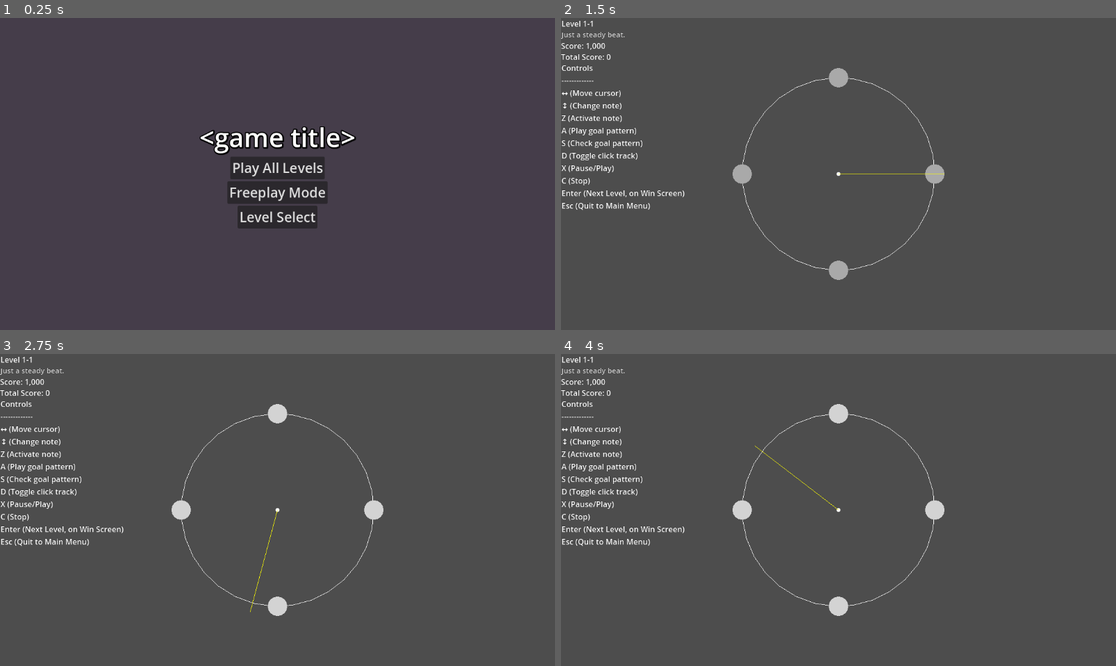
Above: before the commit, frames 1-4 (two rows, left to right).
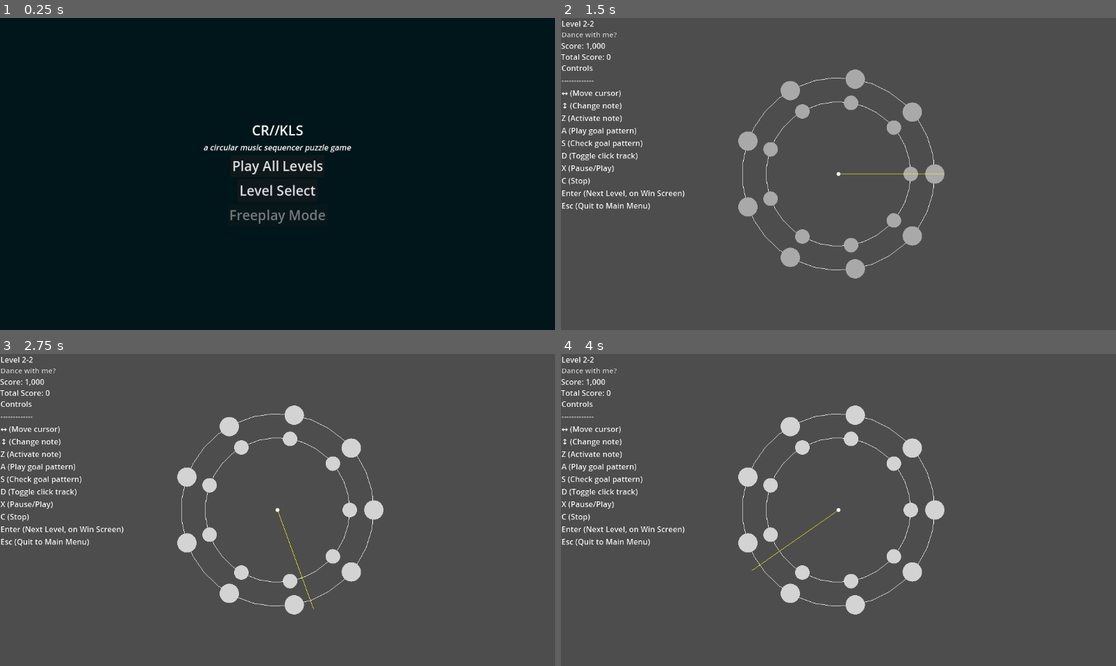
Above: after the commit, the same moments.

Repository: BurnsAndy/gmtk2025
Game: Godot game, scene res://scenes/main_menu.tscn
Two runs of this game, one before a commit and one after it. Both use one fixed random seed, a clock stepped at 60 frames per second and the inputs below.
Inputs (mouse positions are in pixels of both pictures, inside the frame that each line leads up to):
- Up to frame 1 (0.25 s): no input
- Up to frame 2 (1.5 s): click (838, 192) at 0.5 s, where only the run before the commit has a clickable "Freeplay Mode"; click (838, 167) at 1.25 s, where only the run before the commit has a clickable "Play All Levels"
- Up to frame 3 (2.75 s): tap Enter at 2, 2.1 s; hold Right from 2.03 s (still down)
- Up to frame 4 (4 s): release Right at 2.78 s; hold Down 2.78-3.53 s; tap Shift at 2.85 s; hold Right from 3.53 s (still down); tap Z at 3.6 s

The runs differ from the first frame. In frame 1, 99% of the frame differs, in the area x 0-100%, y 0-100%; in frame 2, 3.0%; in frame 3, 3.1%; in frame 4, 3.1%.

Commit message:
Minor main menu adjustments.

Diff:
--- a/scenes/main_menu.tscn
+++ b/scenes/main_menu.tscn
@@ -48,13 +48,6 @@
 minor = false
 metadata/_custom_type_script = "uid://dlvmfqij2g0ha"
 
-[sub_resource type="LabelSettings" id="LabelSettings_vue75"]
-font_size = 54
-outline_size = 8
-outline_color = Color(0, 0, 0, 1)
-shadow_size = 10
-shadow_color = Color(0, 0, 0, 0.862745)
-
 [node name="MainMenu" type="Node2D"]
 script = ExtResource("1_l6cm7")
 all_levels = Array[ExtResource("2_8ln24")]([ExtResource("3_rtw2f"), ExtResource("4_oa1go"), ExtResource("5_tbmy8"), Ext …(299 unchanged characters)…
@@ -71,7 +64,7 @@
 layout_mode = 1
 offset_right = 1152.0
 offset_bottom = 648.0
-color = Color(0.270588, 0.239216, 0.290196, 1)
+color = Color(0.000367875, 0.0877424, 0.102399, 1)
 
 [node name="BoxContainer" type="BoxContainer" parent="MainMenuUI"]
 layout_mode = 0
@@ -80,10 +73,18 @@
 alignment = 1
 vertical = true
 
-[node name="Label" type="Label" parent="MainMenuUI/BoxContainer"]
+[node name="Label" type="RichTextLabel" parent="MainMenuUI/BoxContainer"]
 layout_mode = 2
-text = "<game title>"
-label_settings = SubResource("LabelSettings_vue75")
+theme = ExtResource("6_rtw2f")
+text = "CR//KLS"
+fit_content = true
+horizontal_alignment = 1
+
+[node name="RichTextLabel" type="RichTextLabel" parent="MainMenuUI/BoxContainer"]
+layout_mode = 2
+bbcode_enabled = true
+text = "[i]a circular music sequencer puzzle game[/i]"
+fit_content = true
 horizontal_alignment = 1
 
 [node name="PlayAllLevelsButton" type="Button" parent="MainMenuUI/BoxContainer"]
@@ -93,16 +94,17 @@
 theme = ExtResource("6_rtw2f")
 text = "Play All Levels"
 
-[node name="FreeplayModeButton" type="Button" parent="MainMenuUI/BoxContainer"]
-layout_mode = 2
-size_flags_horizontal = 4
-size_flags_vertical = 4
-theme = ExtResource("6_rtw2f")
-text = "Freeplay Mode"
-
 [node name="LevelSelectButton" type="Button" parent="MainMenuUI/BoxContainer"]
 layout_mode = 2
 size_flags_horizontal = 4
 size_flags_vertical = 4
 theme = ExtResource("6_rtw2f")
 text = "Level Select"
+
+[node name="FreeplayModeButton" type="Button" parent="MainMenuUI/BoxContainer"]
+layout_mode = 2
+size_flags_horizontal = 4
+size_flags_vertical = 4
+theme = ExtResource("6_rtw2f")
+disabled = true
+text = "Freeplay Mode"
Not shown: 1 places in scenes/main_menu.tscn that only renumber resources
